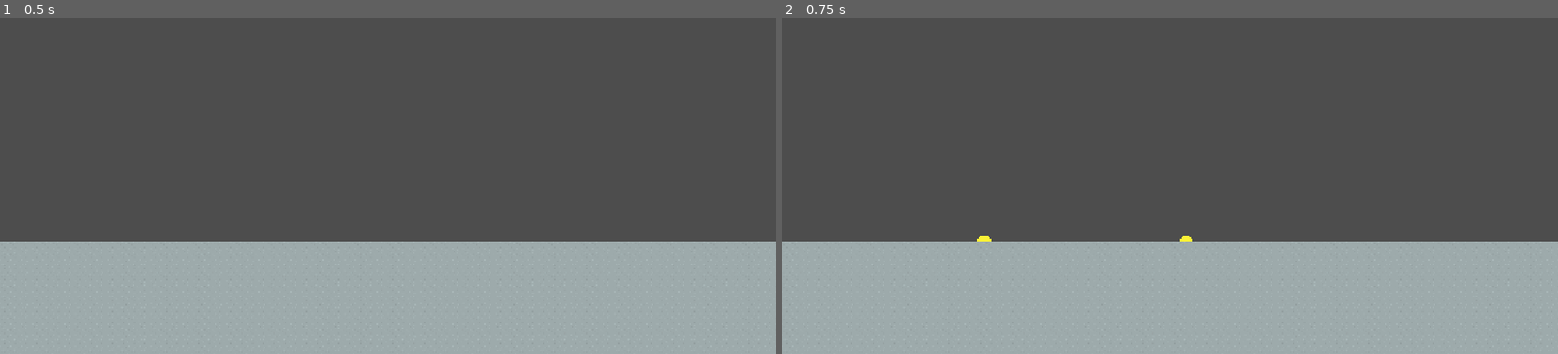
Above: before the commit, frames 1-2 (left to right).
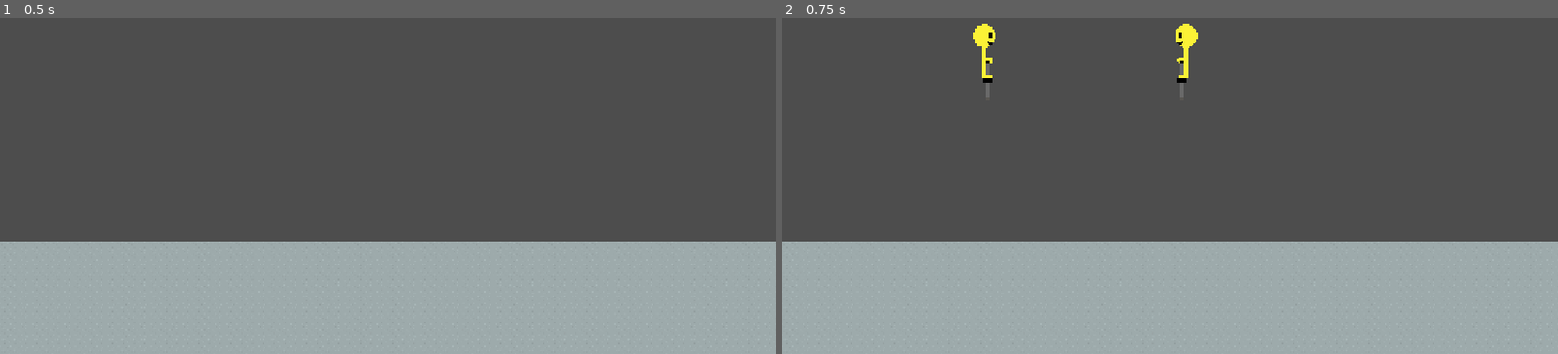
Above: after the commit, the same moments.

Repository: SalC124/pogo
Game: Godot game, scene res://scenes/core/main.tscn
The game is run twice, just before and just after one commit, with the same random seed, the same clock (stepped at 60 frames per second) and the same inputs.
Inputs:
- Up to frame 1 (0.5 s): no input
- Up to frame 2 (0.75 s): tap Enter (ui_accept) at 0.5 s; hold Enter (ui_accept) from 0.53 s (still down)

Frame 1 is identical in both runs. In frame 2, 0.6% of the frame differs, in the area x 24-54%, y 1-67%.

Commit message:
spawing workSQ!!!

Diff:
--- a/scripts/match_manager.gd
+++ b/scripts/match_manager.gd
@@ -21,11 +21,11 @@
 
 func spawn_pogoers() -> void:
 	var p1 = POGOER_SCENE.instantiate()
-	p1.position = Vector2(300,500)
+	p1.position = Vector2(300,200)
 	p1.init(1, false)
 	add_child(p1)
 
 	var p2 = POGOER_SCENE.instantiate()
-	p2.position = Vector2(600, 500)
+	p2.position = Vector2(600, 200)
 	p2.init(2, true)
 	add_child(p2)
--- a/scripts/player.gd
+++ b/scripts/player.gd
@@ -2,6 +2,8 @@
 
 @export var player_id: int = 1
 @export var facing_left: bool = true
+
+const SCALE = 1.5
 
 # Called when the node enters the scene tree for the first time.
 func _ready() -> void:
@@ -18,6 +20,6 @@
 
 func flip_direction() -> void:
 	if facing_left:
-		scale.x = -1
+		scale = Vector2(-SCALE, SCALE)
 	else:
-		scale.x = 1
+		scale = Vector2(SCALE, SCALE)
